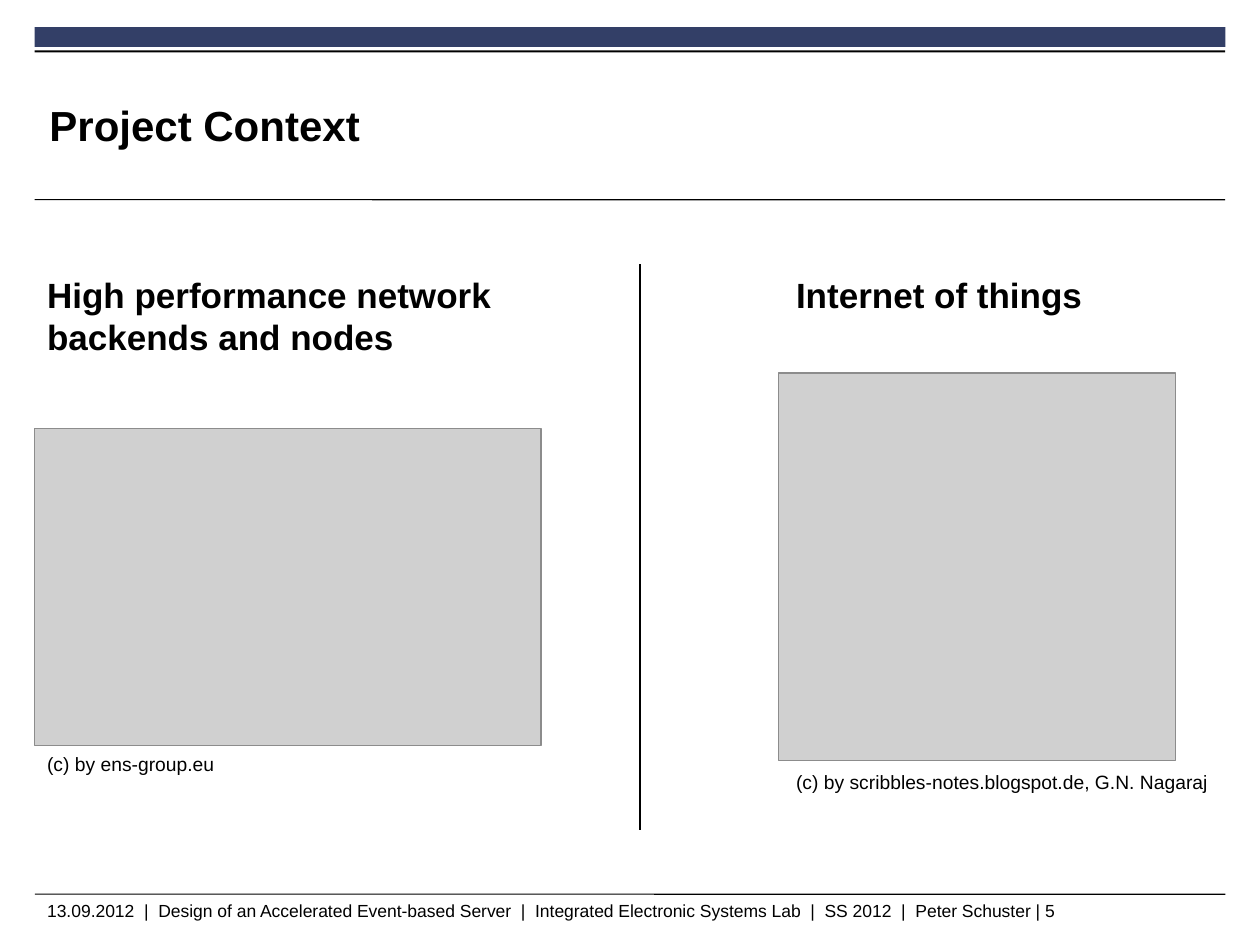
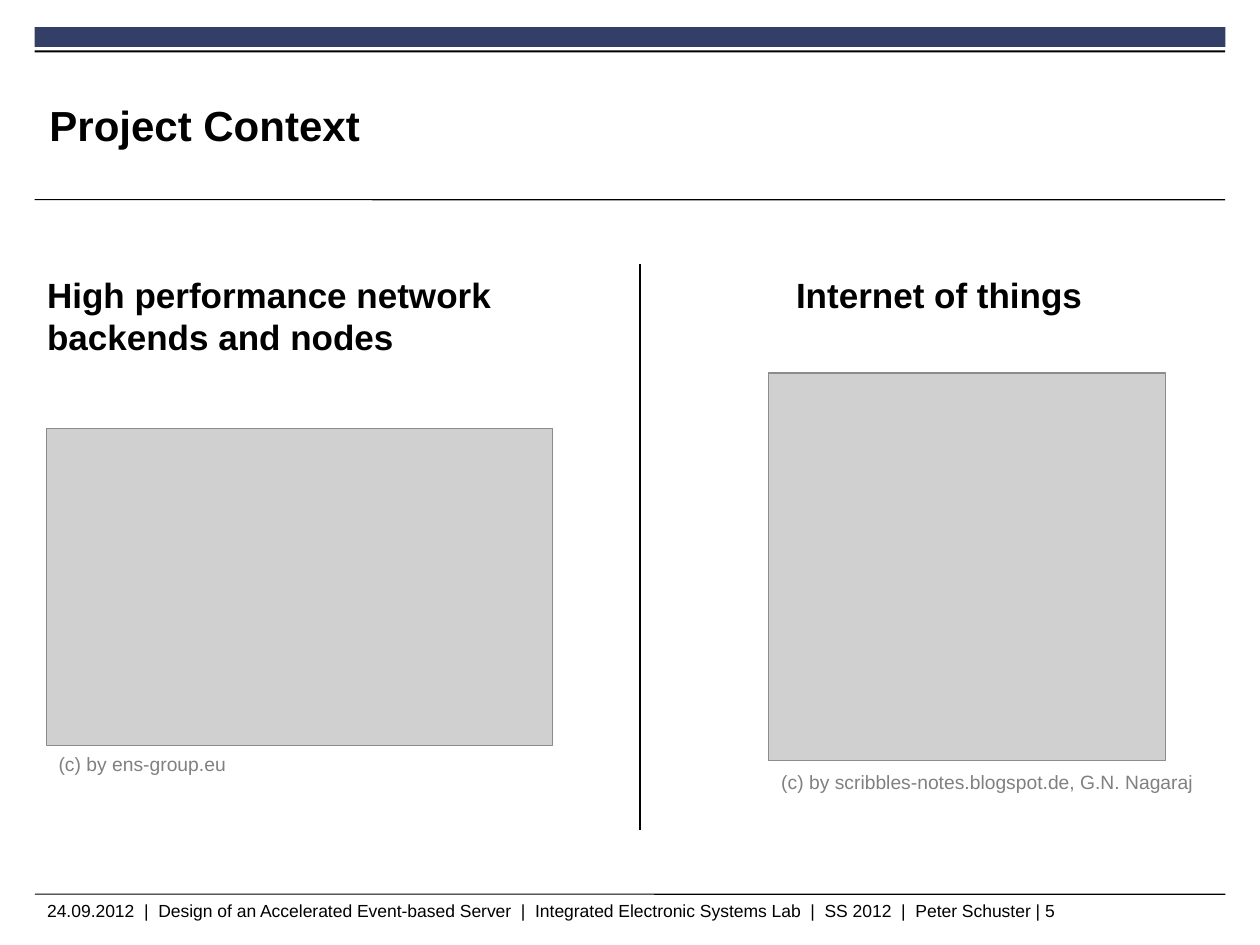
Before and after one commit to peschuster/ies-http-project, a slide deck: slide 5 of IesHttpProject.pptx. Drawn at 1260x945 pixels with LibreOffice and Linux fonts; fonts in the diff are those of the drawing; grey boxes stand for pictures; background and template pictures are left out. Boxes give left, top, right and bottom in pixels: in the first picture for what was removed or moved away, otherwise in the second. Text is boxed around its words. In the diff, an @@ line names an element or a change of style, - is before the commit and + after.

```diff
--- a/IesHttpProject.pptx
+++ b/IesHttpProject.pptx
@@ picture: place and size @@
-picture at [779,373,1176,760]
+picture at [769,373,1166,760]
@@ picture: place and size @@
-picture at [35,428,542,746]
+picture at [47,428,553,746]
@@ text "(c) by ens-group.eu": place and size @@
-text "(c) by ens-group.eu" at [47,757,215,775]
+text "(c) by ens-group.eu" at [59,757,226,775]
@@ text "(c) by ens-group.eu" at [59,757,226,775]: text colour #000000 to #808080 @@
@@ text "(c) by scribbles-notes.blogspot.de, G.N. Nagaraj" at [781,775,1192,793]: text colour #000000 to #808080 @@
@@ text "(c) by scribbles-notes.blogspot.de, G.N. Nagaraj": place and size @@
-text "(c) by scribbles-notes.blogspot.de, G.N. Nagaraj" at [796,775,1207,793]
+text "(c) by scribbles-notes.blogspot.de, G.N. Nagaraj" at [781,775,1192,793]
@@ text at [47,904,1055,921]: text changed @@
-13.09.2012 | Design of an Accelerated Event-based Server | Integrated Electronic Systems Lab | SS 2012 | Peter Schuster | 5
+24.09.2012 | Design of an Accelerated Event-based Server | Integrated Electronic Systems Lab | SS 2012 | Peter Schuster | 5
```
Also in this commit, not shown: 10 other slides changed, 24 slides added, 4 slides removed.
